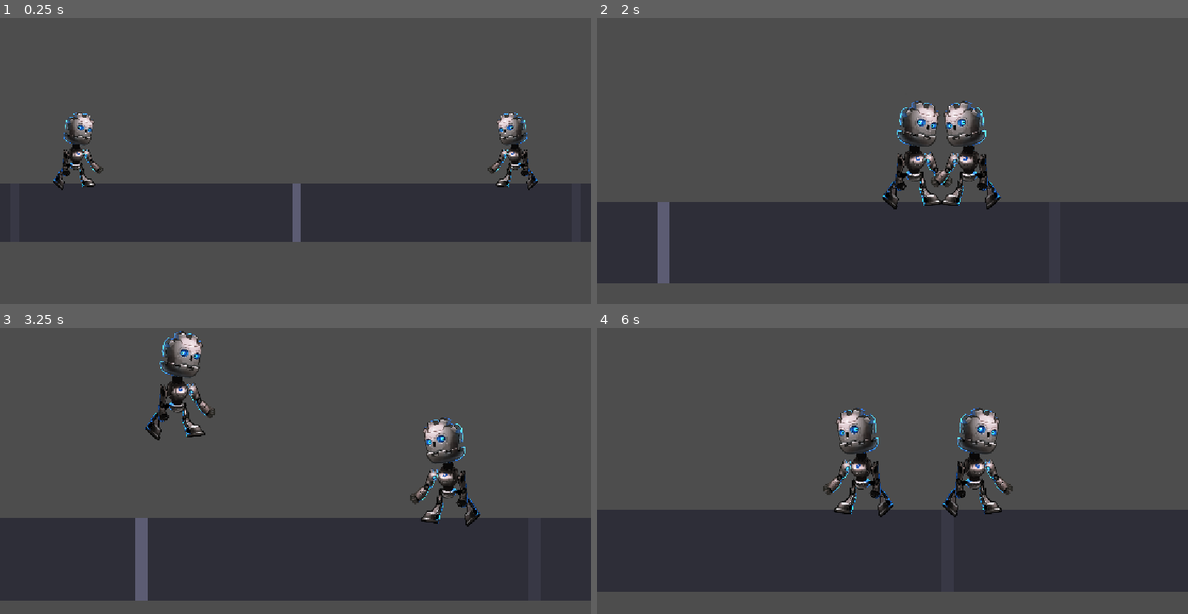
Above: before the commit, frames 1-4 (two rows, left to right).
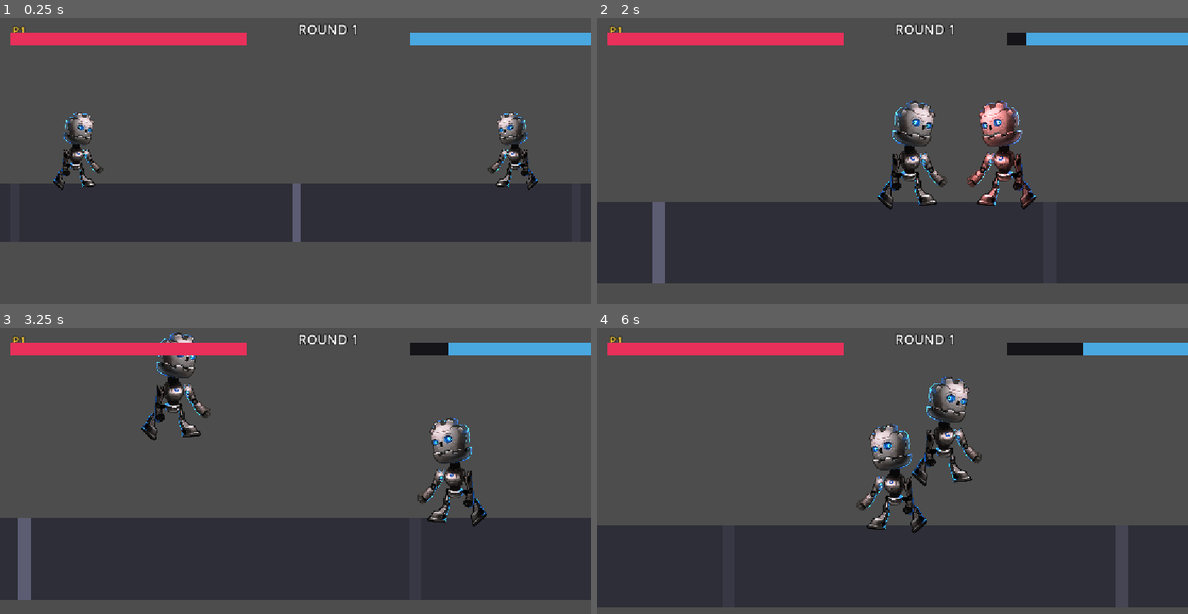
Above: after the commit, the same moments.

Repository: sausalito-labs/one-arcade
Game: Godot game, scene res://scenes/main_arena_2d.tscn
Same seed, same stepped clock (60 frames per second), same inputs: the game is played once before the commit and once after it.
Inputs:
- Up to frame 1 (0.25 s): no input
- Up to frame 2 (2 s): hold D (move_right) from 0.53 s (still down); tap J (jab) at 0.6, 1.55 s; tap Space (jump) at 0.77, 0.8, 1.07, 1.35, 1.52, 1.82 s
- Up to frame 3 (3.25 s): release D (move_right) at 2.03 s; hold A (move_left) 2.03-2.78 s; tap J (jab) at 2.1, 3.05 s; tap Space (jump) at 2.3, 3.02 s; hold D (move_right) from 2.78 s (still down); tap Shift (walk) at 2.85 s
- Up to frame 4 (6 s): tap Space (jump) at 3.32, 3.77, 3.8, 4.07, 4.35, 4.52, 4.82, 5.3 s; tap J (jab) at 3.6, 4.55, 5.1 s; release D (move_right) at 4.28 s; hold A (move_left) 4.28-5.03 s; hold D (move_right) 5.03-5.78 s; hold A (move_left) from 5.78 s (still down); tap Shift (walk) at 5.85 s

The runs differ from the first frame. In frame 1, 3.3% of the frame differs, in the area x 1-100%, y 2-10%; in frame 2, 8.7%; in frame 3, 8.3%; in frame 4, 20%, in the area x 0-100%, y 2-98%.

Commit message:
feat: MK-style health bars, jabs, hitstun, knockback and KO
- FightSystem autoload: health pools, damage, hitstun guard, KO detection
- FightHud: P1/P2 bars that drain toward center, round + KO overlay
- Player: hurtbox/hitbox Area2Ds, jab arms hitbox for active window
- P2 becomes a fighter_id=2 dummy; reference asset pack + limb generator

Diff:
--- a/player_robot/player.gd
+++ b/player_robot/player.gd
@@ -24,10 +24,25 @@
 ## -1 faces left (mirrored sprite), 1 faces right. The animation data is authored
 ## for a right-facing rig; mirroring the Sprite2D flips it cleanly.
 @export var facing := 1
+## 1 or 2. Identifies which HUD bar / health pool this fighter owns.
+@export var fighter_id := 1
 
 var falling_slow: bool = false
 var falling_fast: bool = false
 var no_move_horizontal_time := 0.0
+
+## Current HP, owned by FightSystem (stored here for direct reads).
+var health: float = FightSystem.MAX_HEALTH
+## Remaining time the fighter is stunned and cannot act.
+var hitstun_remaining := 0.0
+## Knockback velocity applied while in hitstun.
+var knockback_velocity := 0.0
+## Active hitbox is armed and may damage the opponent (during jab windup-out).
+var hitbox_active := false
+
+@onready var _animation_tree := $AnimationTree
+@onready var _hitbox := $Hitbox
+@onready var _hurtbox := $Hurtbox
 
 func _ready() -> void:
 	# Flip horizontally for facing while preserving the x scale (the sprite's
@@ -42,10 +57,34 @@
 	$AnimationPlayer.add_animation_library("main", anim_lib)
 	$AnimationTree.active = true
 
+	# Flip the hitbox so it extends ahead of the fighter; hurtbox stays centered.
+	_hitbox.position = Vector2(30 * facing, -20)
+	_hitbox.monitoring = false
+	# The hurtbox area needs to know which fighter owns it so the hitbox can
+	# map "area touched" back onto a victim even when both fighters share the
+	# same scene template.
+	if _hurtbox:
+		_hurtbox.set_meta("owner", self)
+
+	add_to_group("fighters")
+	FightSystem.register_fighter(self)
+	# Keep the stored health in sync with FightSystem (the source of truth).
+	FightSystem.health_changed.connect(func(_id: int, hp: float) -> void:
+		health = hp
+	)
+	if _hitbox:
+		_hitbox.area_entered.connect(_on_hitbox_area_entered)
+
 
 func _physics_process(delta: float) -> void:
 	var is_jumping: bool = false
-	if controllable:
+
+	# Hitstun: count down; while stunned the fighter cannot act or move on its own.
+	if hitstun_remaining > 0.0:
+		hitstun_remaining -= delta
+		velocity.x = knockback_velocity
+		knockback_velocity = move_toward(knockback_velocity, 0.0, 600.0 * delta)
+	elif controllable:
 		if Input.is_action_just_pressed(&"jump"):
 			is_jumping = try_jump()
 		elif Input.is_action_just_released(&"jump") and velocity.y < 0.0:
@@ -53,11 +92,13 @@
 			velocity.y *= 0.6
 		if Input.is_action_just_pressed(&"jab"):
 			$AnimationTree["parameters/jab/request"] = AnimationNodeOneShot.ONE_SHOT_REQUEST_FIRE
+			arm_hitbox()
+
 	# Fall.
 	velocity.y = minf(TERMINAL_VELOCITY, velocity.y + get_gravity().y * delta)
 
 	var direction := 0.0
-	if controllable:
+	if controllable and hitstun_remaining <= 0.0:
 		direction = Input.get_axis(&"move_left", &"move_right") * WALK_SPEED
 	velocity.x = move_toward(velocity.x, direction, ACCELERATION_SPEED * delta)
 
@@ -118,3 +159,52 @@
 		return true
 
 	return false
+
+
+## Arm the hitbox for the active frames of the jab. The box stays live until the
+## punch retract; _physics_process disarms it shortly after (see timer logic in
+## _physics_process via hitbox_monitor_timeout).
+func arm_hitbox() -> void:
+	if hitbox_active:
+		return
+	hitbox_active = true
+	_hitbox.monitoring = true
+	# Active window is 0.08s->0.48s of the jab; 0.34s of box life is plenty.
+	get_tree().create_timer(0.34).timeout.connect(func() -> void:
+		hitbox_active = false
+		_hitbox.monitoring = false
+	)
+
+
+## Our hitbox overlapped another fighter's hurtbox area.
+func _on_hitbox_area_entered(area: Area2D) -> void:
+	# Ignore our own hurtbox and non-fighter areas.
+	if not area.has_meta("owner"):
+		return
+	var victim: Node2D = area.get_meta("owner")
+	if victim == self:
+		return
+	FightSystem.on_attack_connected(self, victim)
+
+
+## This fighter was struck.
+func get_hit(knockback: float) -> void:
+	hitstun_remaining = FightSystem.HITSTUN_TIME
+	knockback_velocity = knockback
+	# Brief hit flash: tint the sprite, then restore.
+	var sw := create_tween()
+	sw.tween_property($Sprite2D, "modulate", Color(2.0, 1.0, 1.0, 1.0), 0.04)
+	sw.tween_property($Sprite2D, "modulate", Color.WHITE, 0.18)
+
+
+## Called by FightSystem when health changes (or fighter first registers).
+func on_health_changed() -> void:
+	pass
+
+
+func reset_fighter() -> void:
+	health = FightSystem.MAX_HEALTH
+	hitstun_remaining = 0.0
+	knockback_velocity = 0.0
+	hitbox_active = false
+	_hitbox.monitoring = false
--- a/player_robot/player.tscn
+++ b/player_robot/player.tscn
@@ -144,6 +144,9 @@
 [sub_resource type="RectangleShape2D" id="24"]
 size = Vector2(22, 32.8716)
 
+[sub_resource type="RectangleShape2D" id="jab_reach"]
+size = Vector2(46, 30)
+
 [node name="SkeletalPlayer" type="CharacterBody2D" unique_id=626486948]
 physics_interpolation_mode = 1
 collision_layer = 4
@@ -355,3 +358,21 @@
 [node name="CollisionShape2D" type="CollisionShape2D" parent="." unique_id=421938338]
 position = Vector2(0.776211, -16.4722)
 shape = SubResource("24")
+
+[node name="Hurtbox" type="Area2D" parent="."]
+collision_layer = 16
+collision_mask = 0
+monitoring = false
+
+[node name="CollisionShape2D" type="CollisionShape2D" parent="Hurtbox"]
+position = Vector2(0, -20)
+shape = SubResource("24")
+
+[node name="Hitbox" type="Area2D" parent="."]
+collision_layer = 8
+collision_mask = 16
+monitorable = false
+
+[node name="CollisionShape2D" type="CollisionShape2D" parent="Hitbox"]
+position = Vector2(23, -20)
+shape = SubResource("jab_reach")
--- a/project.godot
+++ b/project.godot
@@ -13,6 +13,10 @@
 config/name="one-arcarde"
 run/main_scene="res://scenes/main_arena_2d.tscn"
 config/features=PackedStringArray("4.7", "GL Compatibility")
+
+[autoload]
+
+FightSystem="*res://src/fight_system.gd"
 
 [display]
 
--- a/scenes/main_arena_2d.tscn
+++ b/scenes/main_arena_2d.tscn
@@ -2,6 +2,7 @@
 
 [ext_resource type="PackedScene" uid="uid://c8av6e2xj4of2" path="res://player_robot/player.tscn" id="1_u3vbg"]
 [ext_resource type="Script" path="res://src/fight_camera.gd" id="2_fight"]
+[ext_resource type="Script" path="res://src/fight_hud.gd" id="3_hud"]
 
 [sub_resource type="RectangleShape2D" id="RectangleShape2D_pwk2c"]
 size = Vector2(4000, 40)
@@ -243,8 +244,14 @@
 
 [node name="P1" parent="." instance=ExtResource("1_u3vbg")]
 position = Vector2(-150, 500)
+fighter_id = 1
 
 [node name="P2" parent="." instance=ExtResource("1_u3vbg")]
 position = Vector2(150, 500)
 controllable = false
 facing = -1
+fighter_id = 2
+
+[node name="FightHud" type="CanvasLayer" parent="."]
+layer = 10
+script = ExtResource("3_hud")
--- /dev/null
+++ b/src/fight_hud.gd
@@ -0,0 +1,118 @@
+class_name FightHud
+extends CanvasLayer
+
+## Arcade fight HUD: two mortale-kombat-style health bars (P1 left, P2 right)
+## with names above, plus a center round label and KO overlay.
+## Built entirely from Control nodes; no textures required.
+
+const BAR_WIDTH := 460.0
+const BAR_HEIGHT := 24.0
+const BAR_TOP := 30.0
+const BAR_COLORS := {1: Color("#e8305a"), 2: Color("#4aa8e0")}
+const NAME_COLORS := {1: Color("#ffd23f"), 2: Color("#ffe8d6")}
+
+var _fills: Dictionary = {}
+var _names: Dictionary = {}
+var _ko_label: Label
+var _round_label: Label
+
+
+func _ready() -> void:
+	layer = 10
+	_build()
+	FightSystem.health_changed.connect(func(fid: int, hp: float) -> void:
+		if _fills.has(fid):
+			var new_width: float = BAR_WIDTH * (hp / FightSystem.MAX_HEALTH)
+			_fills[fid].size.x = new_width
+			# P2 bar shrinks from the left (toward center) — shift position right.
+			if fid == 2:
+				_fills[fid].position.x = 1280.0 - 20.0 - new_width
+	)
+	FightSystem.fighter_ko.connect(func(fid: int) -> void:
+		_show_ko(fid)
+	)
+	FightSystem.round_reset.connect(_hide_ko)
+
+
+func _build() -> void:
+	var root := Control.new()
+	root.set_anchors_preset(Control.PRESET_FULL_RECT)
+	root.mouse_filter = Control.MOUSE_FILTER_IGNORE
+	add_child(root)
+
+	var round := Label.new()
+	round.text = "ROUND 1"
+	round.horizontal_alignment = HORIZONTAL_ALIGNMENT_CENTER
+	round.add_theme_font_size_override("font_size", 26)
+	round.add_theme_color_override("font_color", Color("#ffffff"))
+	round.add_theme_color_override("font_outline_color", Color("#000000"))
+	round.add_theme_constant_override("outline_size", 6)
+	round.position = Vector2(0, 4)
+	round.size = Vector2(1280, 30)
+	round.mouse_filter = Control.MOUSE_FILTER_IGNORE
+	root.add_child(round)
+	_round_label = round
+
+	for fighter_id: int in [1, 2]:
+		var is_left: bool = fighter_id == 1
+
+		var name_label := Label.new()
+		name_label.text = "P%d" % fighter_id
+		name_label.add_theme_font_size_override("font_size", 22)
+		name_label.add_theme_color_override("font_color", NAME_COLORS[fighter_id])
+		name_label.add_theme_color_override("font_outline_color", Color("#000000"))
+		name_label.add_theme_constant_override("outline_size", 5)
+		name_label.mouse_filter = Control.MOUSE_FILTER_IGNORE
+		if is_left:
+			name_label.position = Vector2(24, 8)
+		else:
+			name_label.size = Vector2(BAR_WIDTH, 24)
+			name_label.horizontal_alignment = HORIZONTAL_ALIGNMENT_RIGHT
+			name_label.position = Vector2(1280 - 24 - BAR_WIDTH, 8)
+		root.add_child(name_label)
+		_names[fighter_id] = name_label
+
+		# Bar frame.
+		var frame := ColorRect.new()
+		frame.color = Color(0.08, 0.08, 0.1)
+		if is_left:
+			frame.position = Vector2(20, BAR_TOP)
+		else:
+			frame.position = Vector2(1280 - 20 - BAR_WIDTH, BAR_TOP)
+		frame.size = Vector2(BAR_WIDTH, BAR_HEIGHT)
+		frame.mouse_filter = Control.MOUSE_FILTER_IGNORE
+		root.add_child(frame)
+
+		# HP fill. For P1 it drains from the right; anchor to the left edge.
+		var fill := ColorRect.new()
+		fill.color = BAR_COLORS[fighter_id]
+		fill.size = Vector2(BAR_WIDTH, BAR_HEIGHT)
+		if is_left:
+			fill.position = Vector2(20, BAR_TOP)
+		else:
+			fill.position = Vector2(1280 - 20 - BAR_WIDTH, BAR_TOP)
+		fill.mouse_filter = Control.MOUSE_FILTER_IGNORE
+		root.add_child(fill)
+		_fills[fighter_id] = fill
+
+	_ko_label = Label.new()
+	_ko_label.text = ""
+	_ko_label.horizontal_alignment = HORIZONTAL_ALIGNMENT_CENTER
+	_ko_label.vertical_alignment = VERTICAL_ALIGNMENT_CENTER
+	_ko_label.add_theme_font_size_override("font_size", 90)
+	_ko_label.add_theme_color_override("font_color", Color("#ff2244"))
+	_ko_label.add_theme_color_override("font_outline_color", Color("#000000"))
+	_ko_label.add_theme_constant_override("outline_size", 12)
+	_ko_label.set_anchors_preset(Control.PRESET_FULL_RECT)
+	_ko_label.mouse_filter = Control.MOUSE_FILTER_IGNORE
+	root.add_child(_ko_label)
+
+
+func _show_ko(koed_id: int) -> void:
+	var winner: int = 1 if koed_id == 2 else 2
+	_ko_label.text = "%s WINS\nKO!" % ("P1" if winner == 1 else "P2")
+
+
+func _hide_ko() -> void:
+	_ko_label.text = ""
+	_round_label.text = "ROUND 1"
--- /dev/null
+++ b/src/fight_system.gd
@@ -0,0 +1,67 @@
+extends Node
+
+## Central combat state. Tracks health, applies damage, detects knock-outs.
+## Autoload singleton: connected to by both fighters and the HUD.
+
+signal health_changed(fighter_id: int, new_health: float)
+signal fighter_ko(fighter_id: int)
+signal round_reset
+
+const MAX_HEALTH := 100.0
+const JAB_DAMAGE := 8.0
+const JAB_KNOCKBACK := 220.0
+const HITSTUN_TIME := 0.18
+
+var health := {1: MAX_HEALTH, 2: MAX_HEALTH}
+var _koed := {1: false, 2: false}
+
+func _ready() -> void:
+	process_mode = Node.PROCESS_MODE_ALWAYS
+	round_reset.connect(_on_round_reset)
+
+
+func register_fighter(fighter: Player) -> void:
+	health[fighter.fighter_id] = MAX_HEALTH
+	_koed[fighter.fighter_id] = false
+	fighter.health = MAX_HEALTH
+	fighter.on_health_changed()
+
+
+## A fighter's hitbox touched an opponent's hurtbox.
+func on_attack_connected(attacker: Player, victim: Player) -> void:
+	if attacker == null or victim == null:
+		return
+	if attacker.fighter_id == victim.fighter_id:
+		return
+	if _koed[victim.fighter_id]:
+		return
+	if victim.hitstun_remaining > 0.0:
+		return
+
+	var direction: float = 1.0 if (victim.global_position.x - attacker.global_position.x) > 0 else -1.0
+	print("HIT: %d -> %d dmg=%f" % [attacker.fighter_id, victim.fighter_id, JAB_DAMAGE])
+	deal_damage(victim.fighter_id, JAB_DAMAGE)
+	victim.get_hit(JAB_KNOCKBACK * direction)
+
+
+func deal_damage(fighter_id: int, amount: float) -> void:
+	health[fighter_id] = maxf(0.0, health[fighter_id] - amount)
+	health_changed.emit(fighter_id, health[fighter_id])
+	if health[fighter_id] <= 0.0 and not _koed[fighter_id]:
+		_koed[fighter_id] = true
+		fighter_ko.emit(fighter_id)
+
+
+func is_koed(fighter_id: int) -> bool:
+	return _koed[fighter_id]
+
+
+func _on_round_reset() -> void:
+	for fighter_id in health:
+		health[fighter_id] = MAX_HEALTH
+		_koed[fighter_id] = false
+		health_changed.emit(fighter_id, MAX_HEALTH)
+	for fighter in get_tree().get_nodes_in_group("fighters"):
+		var player := fighter as Player
+		if player:
+			player.reset_fighter()
Binary file added: player_robot/reference/game_idle.png
Not shown, added: player_robot/reference/game_idle.png.import
Binary file added: player_robot/reference/game_jab.png
Not shown, added: player_robot/reference/game_jab.png.import
Binary file added: player_robot/reference/game_walk.png
Not shown, added: player_robot/reference/game_walk.png.import
Binary file added: player_robot/reference/rig_blueprint.png
Not shown, added: player_robot/reference/rig_blueprint.png.import
Not shown, added: scripts/generate_limb.py
